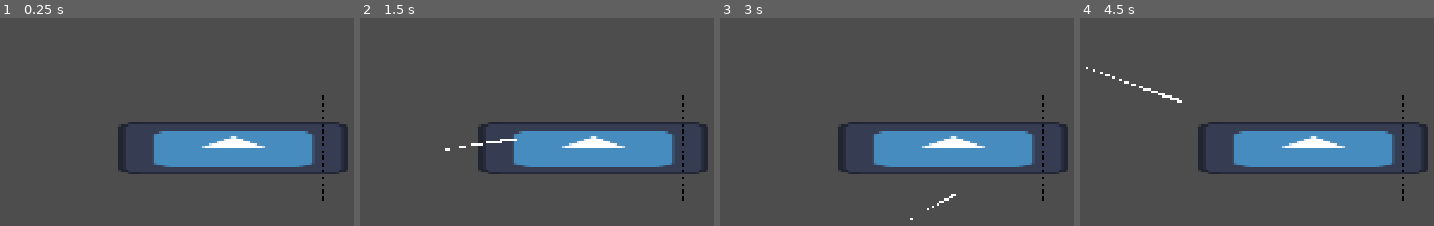
Above: before the commit, frames 1-4 (left to right).
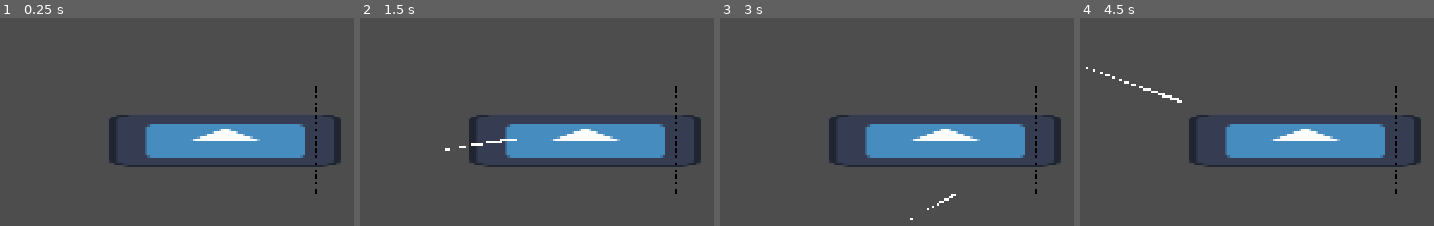
Above: after the commit, the same moments.

Repository: nstryder/Pumpkin-And-Mayhem
Game: Godot game, scene res://src/game_screens/onion_game.tscn
Two runs of this game, one before a commit and one after it. Both use one fixed random seed, a clock stepped at 60 frames per second and the inputs below. This scene is started directly instead of the project's main scene. The engine's default icon, where the game draws it, is replaced by a stand-in: a white triangle on a blue panel in a dark square.
Inputs (mouse positions are in pixels of both pictures, inside the frame that each line leads up to):
- Up to frame 1 (0.25 s): no input
- Up to frame 2 (1.5 s): tap Enter at 0.5 s; move the mouse to (outside the picture) at 0.52 s; click (outside the picture) at 0.67 s; tap Space at 1.25 s; drag from (430, 151) to (682, 113) at 1.27 s
- Up to frame 3 (3 s): move the mouse to (1031, 30) at 2.02 s; click (1031, 30) at 2.17 s; tap Enter at 2.75 s; drag from (911, 219) to (1042, 149) at 2.77 s
- Up to frame 4 (4.5 s): move the mouse to (outside the picture) at 3.52 s; click (outside the picture) at 3.67 s; tap Space at 4.25 s; drag from (outside the picture) to (1402, 184) at 4.27 s

The runs differ from the first frame. In frame 1, 8.6% of the frame differs, in the area x 30-99%, y 32-88%; in frame 2, 8.6%; in frame 3, 8.6%; in frame 4, 8.6%.

Commit message:
Implement garlic minigame basics

Diff:
--- a/project.godot
+++ b/project.godot
@@ -35,6 +35,7 @@
 [physics]
 
 3d/physics_engine="Jolt Physics"
+common/physics_interpolation=true
 
 [rendering]
 
--- a/src/game_components/slice_input.gd
+++ b/src/game_components/slice_input.gd
@@ -86,7 +86,7 @@
 	if Engine.is_editor_hint():
 		return
 
-	if not _event_is_left_click(event):
+	if not Utils.event_is_left_click(event):
 		return
 
 	if not enabled:
@@ -97,14 +97,6 @@
 		_on_press()
 	else:
 		_on_release()
-
-
-func _event_is_left_click(event: InputEvent) -> bool:
-	if event is not InputEventMouseButton:
-		return false
-
-	var button_event: InputEventMouseButton = event
-	return button_event.button_index == MOUSE_BUTTON_LEFT
 
 
 func _on_press() -> void:
--- a/src/game_screens/garlic_game.gd
+++ b/src/game_screens/garlic_game.gd
@@ -1,11 +1,59 @@
 extends Node2D
 
 
-# Called when the node enters the scene tree for the first time.
-func _ready() -> void:
-	pass # Replace with function body.
+# click on garlic area, makes garlic visible and enables garlicpress
+# animationplayer to control movement?
+# on click of screen, pause animation, slam press down, if it touches garlic area then you win
+
+var is_placed: bool = false
+var tween: Tween
+
+@onready var garlic_press_holder: Node2D = %GarlicPressHolder
+@onready var garlic_press: Sprite2D = %GarlicPress
+@onready var garlic_press_animation: AnimationPlayer = %GarlicPressAnimation
+@onready var garlic_press_hitbox: Area2D = $GarlicHolder/GarlicPressHitbox
+
+@onready var prompt_add_garlic: Label = %PromptAddGarlic
+@onready var garlic: Control = %Garlic
+@onready var garlic_place_area: Area2D = %GarlicArea
+@onready var debug_win: Label = %DebugWin
 
 
-# Called every frame. 'delta' is the elapsed time since the previous frame.
-func _process(delta: float) -> void:
-	pass
+func _unhandled_input(event: InputEvent) -> void:
+	if not is_placed or not (Utils.event_is_left_click(event) and event.is_pressed()):
+		return
+	attempt_press()
+
+
+func _ready() -> void:
+	garlic_press_holder.hide()
+	prompt_add_garlic.show()
+	garlic.modulate.a = 0.2
+
+
+func attempt_press() -> void:
+	garlic_press_animation.pause()
+	if tween:
+		tween.kill()
+	tween = create_tween()
+	tween.set_process_mode(Tween.TWEEN_PROCESS_PHYSICS)
+	(tween.tween_property(garlic_press, "position:y", 512, 1.0)
+		.set_trans(Tween.TRANS_CUBIC)
+		.set_ease(Tween.EASE_OUT)
+	)
+
+
+func _on_garlic_area_input_event(_viewport: Node, event: InputEvent, _shape_idx: int) -> void:
+	if is_placed or not (Utils.event_is_left_click(event) and event.is_pressed()):
+		return
+
+	prompt_add_garlic.hide()
+	garlic.modulate.a = 1.0
+	garlic_press_holder.show()
+	is_placed = true
+	garlic_press_animation.play("oscillate")
+
+
+func _on_garlic_press_hitbox_area_entered(_area: Area2D) -> void:
+	tween.kill()
+	Utils.fade_in_item(debug_win)
--- a/src/game_screens/garlic_game.tscn
+++ b/src/game_screens/garlic_game.tscn
@@ -1,6 +1,226 @@
 [gd_scene format=3 uid="uid://bao7qolnlt5wi"]
 
 [ext_resource type="Script" uid="uid://in6af5bvey4q" path="res://src/game_screens/garlic_game.gd" id="1_lbxbg"]
+[ext_resource type="Texture2D" uid="uid://bodi0vfbpvm6r" path="res://icon.svg" id="2_inrj1"]
+
+[sub_resource type="LabelSettings" id="LabelSettings_cwxwh"]
+font_size = 192
+
+[sub_resource type="RectangleShape2D" id="RectangleShape2D_lwrwe"]
+size = Vector2(350, 256)
+
+[sub_resource type="RectangleShape2D" id="RectangleShape2D_od81e"]
+size = Vector2(350, 40)
+
+[sub_resource type="RectangleShape2D" id="RectangleShape2D_ktohr"]
+size = Vector2(128, 128)
+
+[sub_resource type="LabelSettings" id="LabelSettings_mvjtv"]
+font_size = 128
+
+[sub_resource type="Animation" id="Animation_cwxwh"]
+length = 0.001
+tracks/0/type = "value"
+tracks/0/imported = false
+tracks/0/enabled = true
+tracks/0/path = NodePath("GarlicPressHolder/GarlicPress:position")
+tracks/0/interp = 1
+tracks/0/loop_wrap = true
+tracks/0/keys = {
+"times": PackedFloat32Array(0),
+"transitions": PackedFloat32Array(1),
+"update": 0,
+"values": [Vector2(0, 0)]
+}
+
+[sub_resource type="Animation" id="Animation_taym3"]
+resource_name = "oscillate"
+length = 2.0
+loop_mode = 1
+step = 0.5
+tracks/0/type = "value"
+tracks/0/imported = false
+tracks/0/enabled = true
+tracks/0/path = NodePath("GarlicPressHolder/GarlicPress:position")
+tracks/0/interp = 2
+tracks/0/loop_wrap = true
+tracks/0/keys = {
+"times": PackedFloat32Array(0.5, 1.5),
+"transitions": PackedFloat32Array(1, 1),
+"update": 0,
+"values": [Vector2(-512, 0), Vector2(512, 0)]
+}
+
+[sub_resource type="AnimationLibrary" id="AnimationLibrary_pyrxn"]
+_data = {
+&"RESET": SubResource("Animation_cwxwh"),
+&"oscillate": SubResource("Animation_taym3")
+}
+
+[sub_resource type="LabelSettings" id="LabelSettings_inrj1"]
+font_size = 128
+
+[sub_resource type="Animation" id="Animation_inrj1"]
+length = 0.001
+tracks/0/type = "value"
+tracks/0/imported = false
+tracks/0/enabled = true
+tracks/0/path = NodePath("PromptLayer/PromptAddGarlic:offset_transform_position")
+tracks/0/interp = 1
+tracks/0/loop_wrap = true
+tracks/0/keys = {
+"times": PackedFloat32Array(0),
+"transitions": PackedFloat32Array(1),
+"update": 0,
+"values": [Vector2(0, 0)]
+}
+
+[sub_resource type="Animation" id="Animation_mvjtv"]
+resource_name = "new_animation"
+length = 2.0
+loop_mode = 1
+tracks/0/type = "value"
+tracks/0/imported = false
+tracks/0/enabled = true
+tracks/0/path = NodePath("PromptLayer/PromptAddGarlic:offset_transform_position")
+tracks/0/interp = 2
+tracks/0/loop_wrap = true
+tracks/0/keys = {
+"times": PackedFloat32Array(0, 1.03),
+"transitions": PackedFloat32Array(1, 1),
+"update": 0,
+"values": [Vector2(0, 0), Vector2(0, 48)]
+}
+
+[sub_resource type="AnimationLibrary" id="AnimationLibrary_cwxwh"]
+_data = {
+&"RESET": SubResource("Animation_inrj1"),
+&"new_animation": SubResource("Animation_mvjtv")
+}
+
+[sub_resource type="LabelSettings" id="LabelSettings_taym3"]
+font_size = 192
+font_color = Color(1, 0, 0, 1)
+outline_size = 16
 
 [node name="GarlicGame" type="Node2D" unique_id=1156178750]
 script = ExtResource("1_lbxbg")
+
+[node name="GarlicHolder" type="Node2D" parent="." unique_id=760087602]
+position = Vector2(981, 655)
+
+[node name="Garlic" type="Label" parent="GarlicHolder" unique_id=569985375]
+unique_name_in_owner = true
+anchors_preset = 8
+anchor_left = 0.5
+anchor_top = 0.5
+anchor_right = 0.5
+anchor_bottom = 0.5
+offset_left = -10.0
+offset_top = -11.5
+offset_right = 10.0
+offset_bottom = 11.5
+grow_horizontal = 2
+grow_vertical = 2
+scale = Vector2(1.5, 1)
+pivot_offset_ratio = Vector2(0.5, 0.5)
+text = "🧄"
+label_settings = SubResource("LabelSettings_cwxwh")
+horizontal_alignment = 1
+
+[node name="GarlicPlaceArea" type="Area2D" parent="GarlicHolder" unique_id=1150140114]
+unique_name_in_owner = true
+collision_layer = 2
+collision_mask = 2
+
+[node name="CollisionShape2D" type="CollisionShape2D" parent="GarlicHolder/GarlicPlaceArea" unique_id=768813817]
+shape = SubResource("RectangleShape2D_lwrwe")
+
+[node name="GarlicPressHitbox" type="Area2D" parent="GarlicHolder" unique_id=444343262]
+position = Vector2(1, 97)
+
+[node name="CollisionShape2D" type="CollisionShape2D" parent="GarlicHolder/GarlicPressHitbox" unique_id=924255229]
+position = Vector2(-1, -26)
+shape = SubResource("RectangleShape2D_od81e")
+
+[node name="GarlicPressHolder" type="Node2D" parent="." unique_id=624608625]
+unique_name_in_owner = true
+position = Vector2(988, 266)
+
+[node name="GarlicPress" type="Sprite2D" parent="GarlicPressHolder" unique_id=1625781611]
+unique_name_in_owner = true
+self_modulate = Color(1, 1, 1, 0.19607843)
+texture = ExtResource("2_inrj1")
+
+[node name="Area2D" type="Area2D" parent="GarlicPressHolder/GarlicPress" unique_id=1758371146]
+
+[node name="CollisionShape2D" type="CollisionShape2D" parent="GarlicPressHolder/GarlicPress/Area2D" unique_id=1839443117]
+shape = SubResource("RectangleShape2D_ktohr")
+
+[node name="Label" type="Label" parent="GarlicPressHolder/GarlicPress" unique_id=238772082]
+anchors_preset = 8
+anchor_left = 0.5
+anchor_top = 0.5
+anchor_right = 0.5
+anchor_bottom = 0.5
+offset_left = -84.0
+offset_top = -75.5
+offset_right = -44.0
+offset_bottom = -52.5
+grow_horizontal = 2
+grow_vertical = 2
+rotation = 3.1415927
+pivot_offset_ratio = Vector2(0.5, 0.5)
+text = "✊"
+label_settings = SubResource("LabelSettings_mvjtv")
+horizontal_alignment = 1
+
+[node name="GarlicPressAnimation" type="AnimationPlayer" parent="GarlicPressHolder" unique_id=1747321635]
+unique_name_in_owner = true
+root_node = NodePath("../..")
+libraries/ = SubResource("AnimationLibrary_pyrxn")
+
+[node name="PromptLayer" type="CanvasLayer" parent="." unique_id=228327435]
+
+[node name="PromptAddGarlic" type="Label" parent="PromptLayer" unique_id=1816737877]
+unique_name_in_owner = true
+visible = false
+anchors_preset = 5
+anchor_left = 0.5
+anchor_right = 0.5
+offset_left = -20.0
+offset_top = 253.0
+offset_right = 20.0
+offset_bottom = 276.0
+grow_horizontal = 2
+offset_transform_enabled = true
+text = "👇"
+label_settings = SubResource("LabelSettings_inrj1")
+horizontal_alignment = 1
+
+[node name="AnimationPlayer" type="AnimationPlayer" parent="PromptLayer" unique_id=383879300]
+root_node = NodePath("../..")
+libraries/ = SubResource("AnimationLibrary_cwxwh")
+autoplay = &"new_animation"
+
+[node name="DebugWin" type="Label" parent="." unique_id=603726775]
+unique_name_in_owner = true
+visible = false
+anchors_preset = 8
+anchor_left = 0.5
+anchor_top = 0.5
+anchor_right = 0.5
+anchor_bottom = 0.5
+offset_left = 149.0
+offset_top = 444.0
+offset_right = 1762.0
+offset_bottom = 707.0
+grow_horizontal = 2
+grow_vertical = 2
+text = "GARLIC PRESSED"
+label_settings = SubResource("LabelSettings_taym3")
+horizontal_alignment = 1
+metadata/_edit_use_anchors_ = true
+
+[connection signal="input_event" from="GarlicHolder/GarlicPlaceArea" to="." method="_on_garlic_area_input_event"]
+[connection signal="area_entered" from="GarlicHolder/GarlicPressHitbox" to="." method="_on_garlic_press_hitbox_area_entered"]
--- a/src/game_screens/onion_game.tscn
+++ b/src/game_screens/onion_game.tscn
@@ -28,12 +28,21 @@
 script = ExtResource("1_dr4xq")
 
 [node name="OnionHolder" type="Node2D" parent="." unique_id=207740512]
-position = Vector2(688, 522)
+position = Vector2(947, 567)
 
 [node name="Onion" type="TextureRect" parent="OnionHolder" unique_id=1192675416]
 unique_name_in_owner = true
-offset_right = 556.0
-offset_bottom = 128.0
+anchors_preset = 8
+anchor_left = 0.5
+anchor_top = 0.5
+anchor_right = 0.5
+anchor_bottom = 0.5
+offset_left = -278.0
+offset_top = -64.0
+offset_right = 278.0
+offset_bottom = 64.0
+grow_horizontal = 2
+grow_vertical = 2
 mouse_filter = 2
 texture = ExtResource("2_nsoyf")
 
--- a/src/globals/utils.gd
+++ b/src/globals/utils.gd
@@ -6,3 +6,11 @@
     canvas_item.show()
     var tween := canvas_item.get_tree().create_tween()
     tween.tween_property(canvas_item, "modulate:a", 1.0, duration_secs)
+
+
+static func event_is_left_click(event: InputEvent) -> bool:
+    if event is not InputEventMouseButton:
+        return false
+
+    var button_event: InputEventMouseButton = event
+    return button_event.button_index == MOUSE_BUTTON_LEFT
